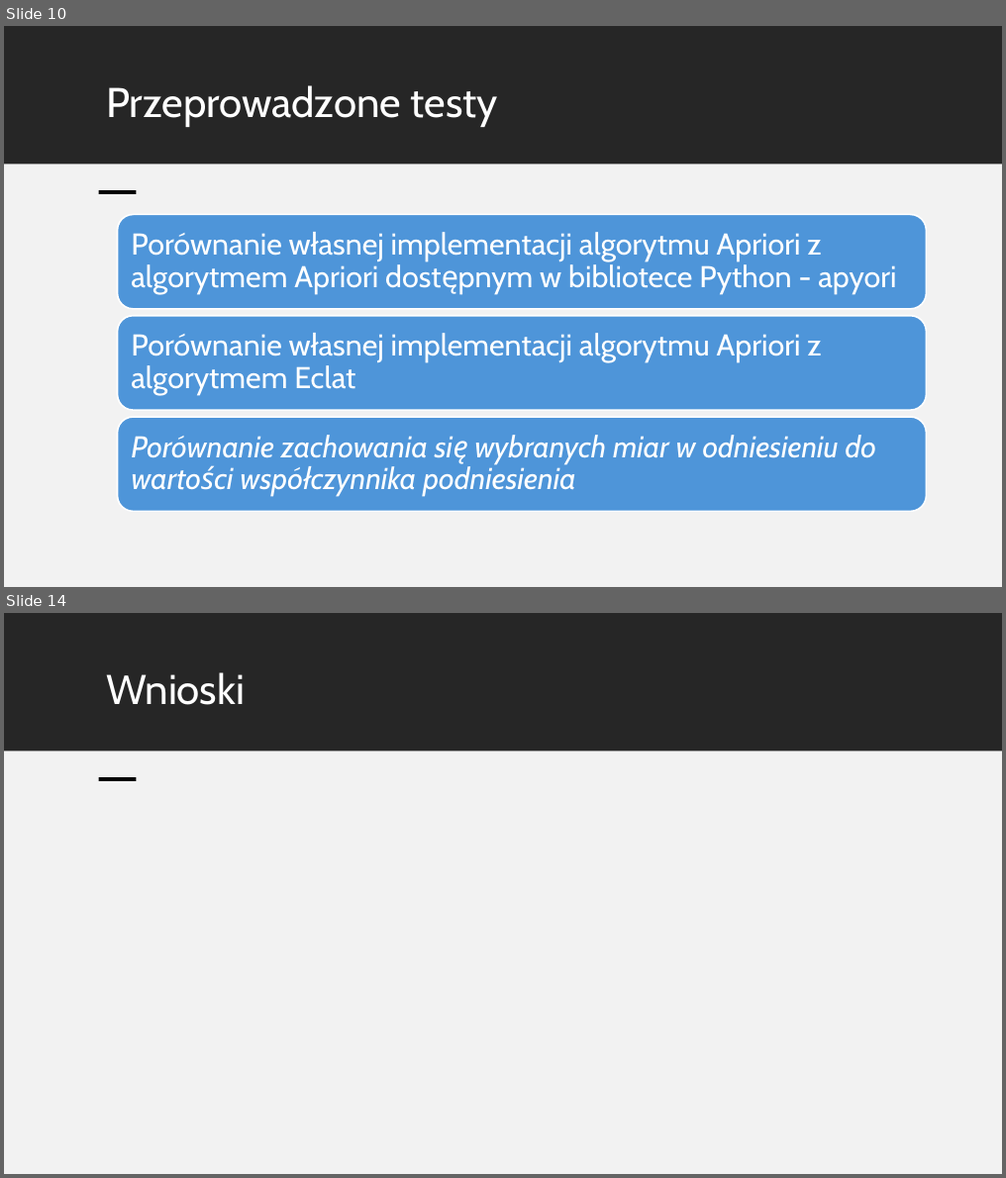
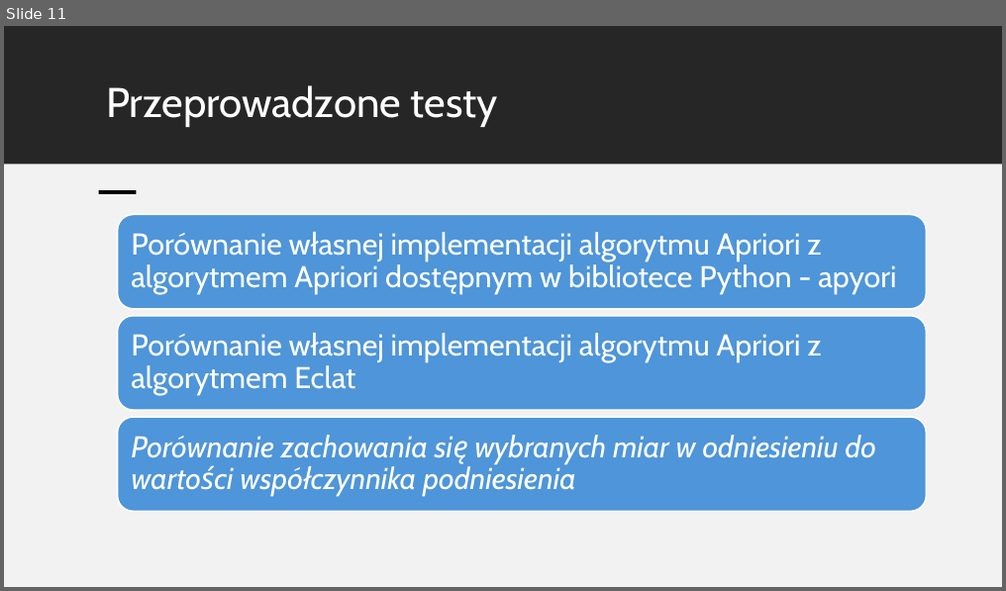
Before and after one commit to mik00laj/MED-association-rules-discovery, a slide deck: Etap II/MED - Prezentacja wstępa Etap II.pptx. Shown one above the other, each under a label of ours: slides 10 and 14 before the commit, slide 11 after it; the slides between them are not shown. The pictures are 1006x1178 and 1006x591 pixels, drawn with LibreOffice and Linux fonts; fonts in the diff are those of the drawing. Boxes give left, top, right and bottom in pixels: in the first picture for what was removed or moved away, otherwise in the second. Text is boxed around its words. In the diff, an @@ line names an element or a change of style, - is before the commit and + after.

```diff
--- a/Etap II/MED - Prezentacja wstępa Etap II.pptx
+++ b/Etap II/MED - Prezentacja wstępa Etap II.pptx
@@ slide 14 removed at [4, 613, 1002, 1174], background #FFFFFF @@
@@ rectangle removed at [4, 613, 1002, 751] @@
@@ title removed at [106, 672, 245, 705] @@
-Wnioski
@@ rectangle removed at [4, 752, 1002, 1174] @@
@@ rectangle removed at [99, 777, 137, 781] @@
@@ what was slide 10 is now slide 11 @@
```
Also in this commit, not shown: 9 slides changed, 7 slides added, 1 other slide removed, 4 other files.
